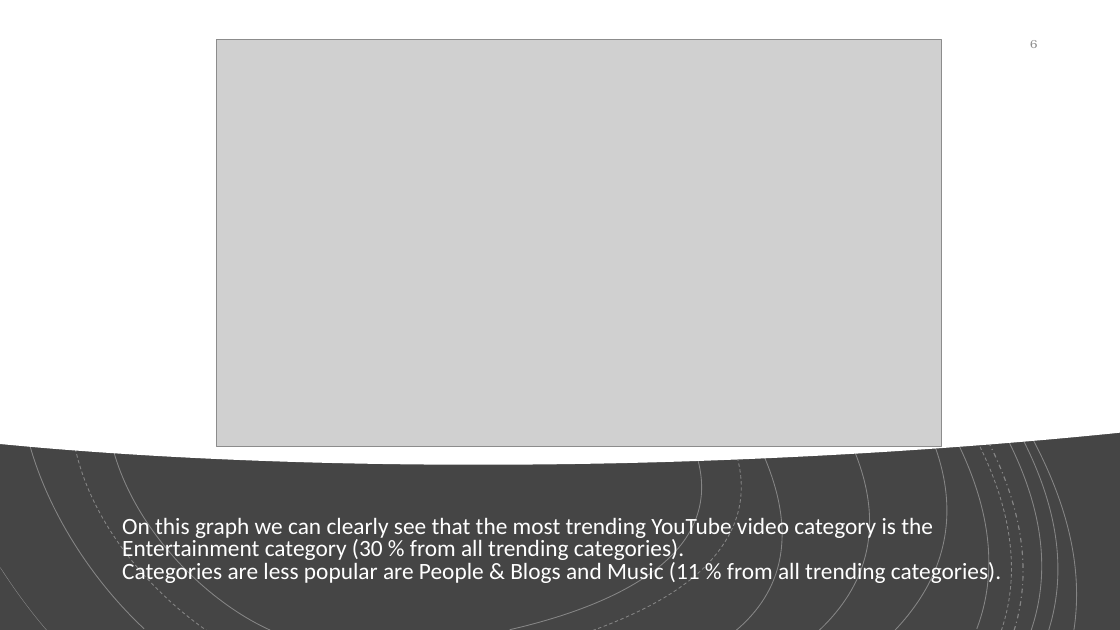
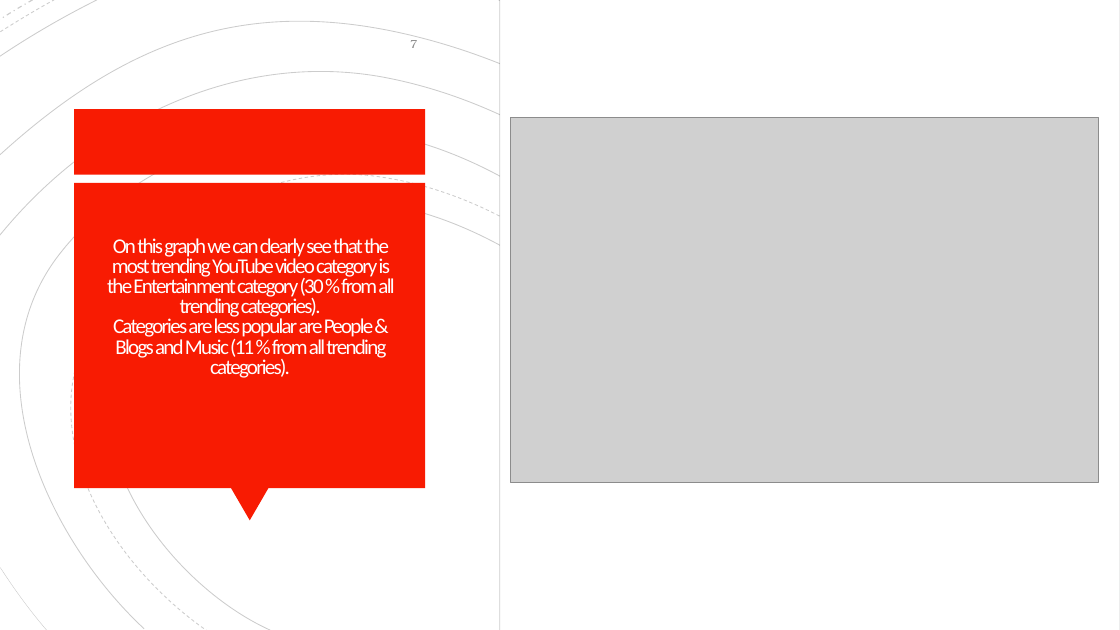
Before and after one commit to marytet/DataAnalystPortfolio, a slide deck: slide 7 of trending_video_analysis/Trending-videos history on YouTube Presentation.pptx (slide 6 before the commit). Drawn at 1120x630 pixels with LibreOffice and Linux fonts; fonts in the diff are those of the drawing; grey boxes stand for pictures. Boxes give left, top, right and bottom in pixels: in the first picture for what was removed or moved away, otherwise in the second. Text is boxed around its words. In the diff, an @@ line names an element or a change of style, - is before the commit and + after.

```diff
--- a/trending_video_analysis/Trending-videos history on YouTube Presentation.pptx
+++ b/trending_video_analysis/Trending-videos history on YouTube Presentation.pptx
@@ freeform shape at bbox=[0, 0, 33, 19]: outline #FFFFFF 1 pt dashed to #000000 1 pt dashed @@
@@ rectangle at bbox=[0, 0, 1120, 630]: fill #454545 to #FFFFFF @@
@@ freeform shape removed at bbox=[0, 0, 1120, 465] @@
@@ rectangle added at bbox=[500, 0, 1120, 630], fill #FFFFFF, outline #000000 0.75 pt @@
@@ freeform shape at bbox=[553, 0, 1058, 630]: outline #FFFFFF 1 pt dashed to #000000 1 pt dashed @@
@@ outline #FFFFFF 0.75 pt dashed to #000000 0.75 pt dashed in 4 elements at bbox=[23, 164, 761, 630], bbox=[535, 0, 1049, 630], bbox=[0, 0, 55, 32], bbox=[921, 0, 1120, 125] @@
@@ freeform shape removed at bbox=[976, 1, 1117, 52] @@
@@ freeform shape removed at bbox=[1029, 1, 1117, 34] @@
@@ outline #FFFFFF 0.75 pt to #000000 0.75 pt in 12 elements at bbox=[0, 118, 861, 630], bbox=[61, 185, 739, 630], bbox=[0, 50, 949, 630], bbox=[0, 0, 1019, 630], bbox=[498, 0, 1030, 629], bbox=[0, 0, 97, 56], bbox=[571, 0, 1078, 630], bbox=[594, 0, 1091, 630], bbox=[632, 0, 1095, 630], bbox=[806, 0, 1120, 252], bbox=[849, 0, 1120, 234], bbox=[1038, 0, 1120, 49] @@
@@ freeform shape removed at bbox=[1057, 1, 1118, 24] @@
@@ page number added at bbox=[410, 40, 417, 48], 10 pt, text #8C8C8C @@
+7
@@ page number removed at bbox=[1030, 40, 1037, 48] @@
-6
@@ rectangle added at bbox=[74, 109, 425, 175], fill #F81B02 @@
@@ picture: place and size @@
-picture at bbox=[217, 39, 942, 447]
+picture at bbox=[510, 118, 1098, 482]
@@ rectangle added at bbox=[74, 183, 425, 488], fill #F81B02 @@
@@ title "On this graph we can ...": place and size @@
-title "On this graph we can ..." at bbox=[122, 514, 1001, 585]
+title "On this graph we can ..." at bbox=[107, 238, 394, 378]
@@ title "On this graph we can ..." at bbox=[107, 238, 394, 378]: size 20 to 18 pt, text colour #FFFFFF to #FFFEFF, letter spacing 0 to -1.5 pt; alignment left to centre; vertical alignment middle to bottom @@
@@ triangle added at bbox=[231, 488, 269, 520], fill #F81B02 @@
@@ freeform shape added at bbox=[1009, 523, 1118, 629], outline #000000 0.75 pt @@
@@ freeform shape at bbox=[0, 568, 46, 630]: outline #FFFFFF 0.38 pt to #000000 0.38 pt @@
@@ freeform shape added at bbox=[1037, 556, 1117, 629], outline #000000 0.75 pt @@
```
Also in this commit, not shown: 7 other slides changed, 1 slide added, 17 other files.
